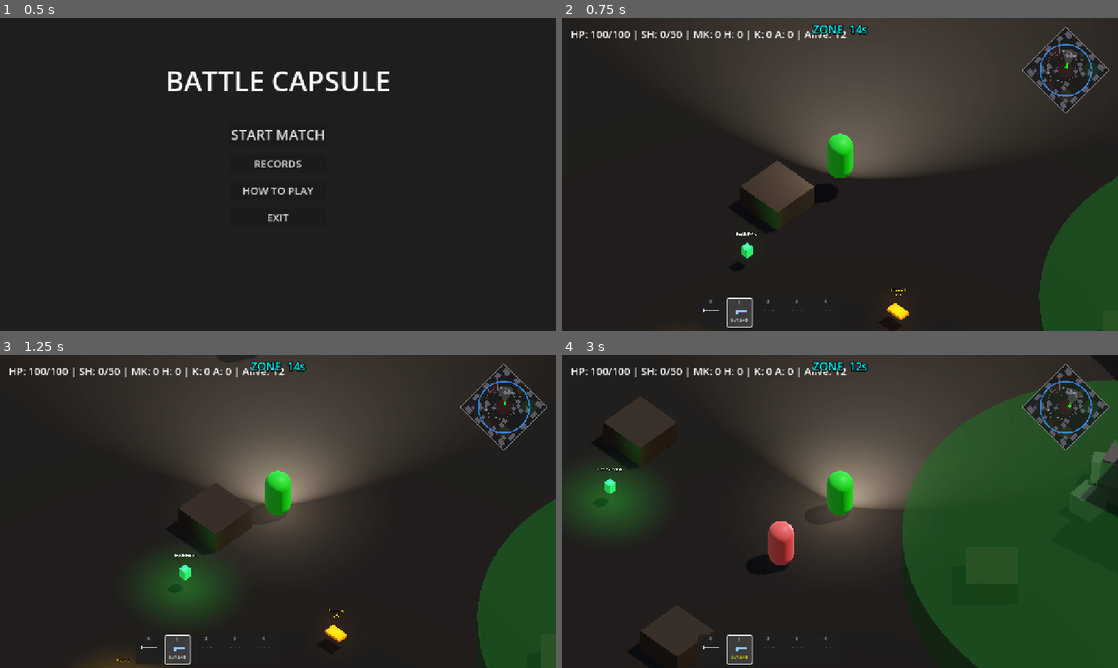
Above: before the commit, frames 1-4 (two rows, left to right).
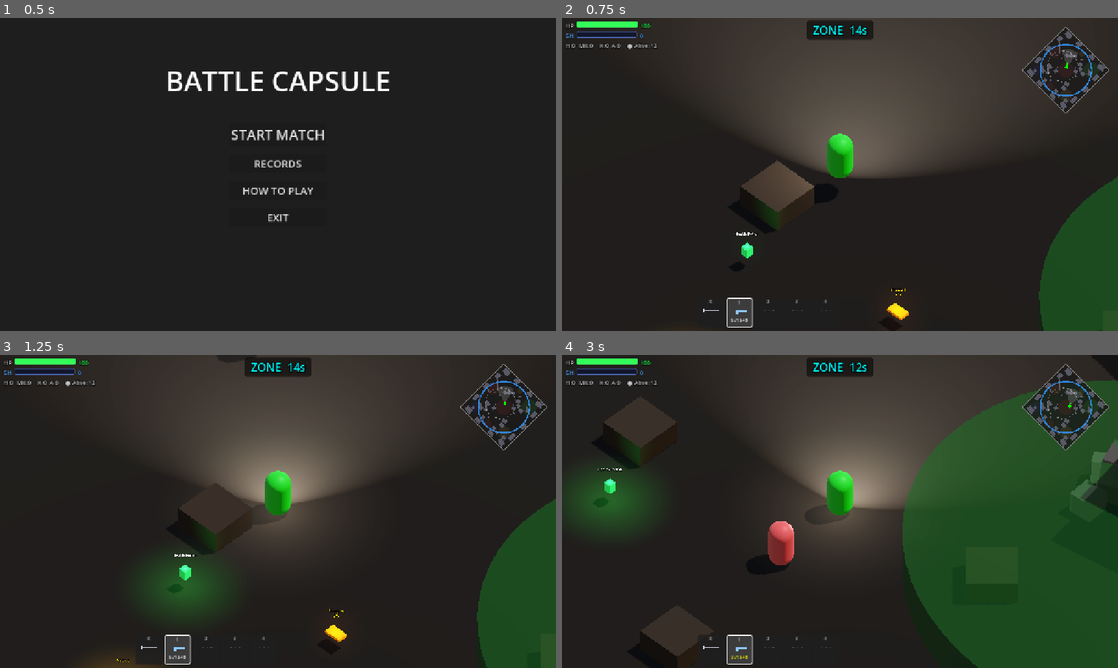
Above: after the commit, the same moments.

Repository: Kyulhee/battle-capsule
Game: Godot game, scene res://src/Main.tscn
Two runs of this game, one before a commit and one after it. Both use one fixed random seed, a clock stepped at 60 frames per second and the inputs below.
Inputs (mouse positions are in pixels of both pictures, inside the frame that each line leads up to):
- Up to frame 1 (0.5 s): no input
- Up to frame 2 (0.75 s): click "START MATCH" at 0.5 s
- Up to frame 3 (1.25 s): no input
- Up to frame 4 (3 s): tap Enter at 1.25 s; move the mouse to (962, 495) at 1.27 s; hold D (ui_right) 1.28-2.03 s; tap Q (heal) at 1.35, 2.3, 2.85 s; click (962, 495) at 1.42 s; tap Space at 1.52, 2.27 s; move the mouse to (728, 527) at 2.02 s; hold S (ui_down) 2.03-2.78 s; click (728, 527) at 2.1 s; move the mouse to (895, 442) at 2.77 s; hold D (ui_right) from 2.78 s (still down)

Frame 1 is identical in both runs. In frame 2, 1.5% of the frame differs, in the area x 0-56%, y 0-10%; in frame 3, 1.5%; in frame 4, 1.4%.

Commit message:
chore: bump version to v0.7.0
Co-Authored-By: Claude Sonnet 4.6 <noreply@anthropic.com>

Diff:
--- a/src/entities/player/Player.gd
+++ b/src/entities/player/Player.gd
@@ -35,6 +35,13 @@
 const MELEE_RANGE: float = 1.8
 const MELEE_DAMAGE: float = 20.0
 const MELEE_RATE: float = 0.55
+
+var _hp_bar:   ProgressBar  = null
+var _sh_bar:   ProgressBar  = null
+var _hp_fill:  StyleBoxFlat = null
+var _hp_val:   Label        = null
+var _sh_val:   Label        = null
+var _stat_row: Label        = null
 
 var weapon_slots: Array = [null, null, null, null, null]  # [0]=knife placeholder, [1-4]=StatsData
 var slot_ammo: Array = [0, 0, 0, 0, 0]     # loaded magazine
@@ -54,15 +61,24 @@
 		stats = stats.duplicate()
 	super._ready()
 
-	# Zone timer (top-center)
+	# Zone timer (B구역 — top-center)
 	zone_timer_label = Label.new()
-	$CanvasLayer/Control.add_child(zone_timer_label)
-	zone_timer_label.set_anchors_and_offsets_preset(Control.PRESET_CENTER_TOP)
-	zone_timer_label.grow_horizontal = Control.GROW_DIRECTION_BOTH
+	zone_timer_label.horizontal_alignment = HORIZONTAL_ALIGNMENT_CENTER
 	zone_timer_label.add_theme_font_size_override("font_size", 26)
 	zone_timer_label.add_theme_color_override("font_outline_color", Color.BLACK)
 	zone_timer_label.add_theme_constant_override("outline_size", 8)
-	zone_timer_label.position.y += 8
+	var zone_panel = PanelContainer.new()
+	$CanvasLayer/Control.add_child(zone_panel)
+	zone_panel.set_anchors_and_offsets_preset(Control.PRESET_CENTER_TOP)
+	zone_panel.grow_horizontal = Control.GROW_DIRECTION_BOTH
+	zone_panel.position.y += 6
+	var ps = StyleBoxFlat.new()
+	ps.bg_color = Color(0.0, 0.0, 0.0, 0.55)
+	ps.set_corner_radius_all(6)
+	ps.content_margin_left = 14; ps.content_margin_right = 14
+	ps.content_margin_top = 4;   ps.content_margin_bottom = 4
+	zone_panel.add_theme_stylebox_override("panel", ps)
+	zone_panel.add_child(zone_timer_label)
 
 	# Kill feed (top-right)
 	kill_feed_container = VBoxContainer.new()
@@ -72,6 +88,90 @@
 	kill_feed_container.position.x -= 220
 	kill_feed_container.position.y += 60
 	kill_feed_container.custom_minimum_size = Vector2(200, 0)
+
+	if hud_label: hud_label.visible = false
+	var hud_a = VBoxContainer.new()
+	$CanvasLayer/Control.add_child(hud_a)
+	hud_a.set_anchors_and_offsets_preset(Control.PRESET_TOP_LEFT)
+	hud_a.position = Vector2(8, 8)
+	hud_a.add_theme_constant_override("separation", 3)
+
+	# HP row
+	var hp_row = HBoxContainer.new()
+	hud_a.add_child(hp_row)
+	hp_row.add_theme_constant_override("separation", 6)
+
+	var hp_lbl = Label.new()
+	hp_lbl.text = "HP"
+	hp_lbl.add_theme_font_size_override("font_size", 14)
+	hp_lbl.add_theme_color_override("font_color", Color(0.8, 0.8, 0.8))
+	hp_lbl.add_theme_color_override("font_outline_color", Color.BLACK)
+	hp_lbl.add_theme_constant_override("outline_size", 5)
+	hp_row.add_child(hp_lbl)
+
+	_hp_bar = ProgressBar.new()
+	_hp_bar.custom_minimum_size = Vector2(140, 14)
+	_hp_bar.show_percentage = false
+	var hp_bg = StyleBoxFlat.new()
+	hp_bg.bg_color = Color(0.12, 0.12, 0.12, 0.85)
+	hp_bg.set_corner_radius_all(3)
+	hp_bg.border_color = Color(0.4, 0.4, 0.4, 0.7)
+	hp_bg.set_border_width_all(1)
+	_hp_bar.add_theme_stylebox_override("background", hp_bg)
+	_hp_fill = StyleBoxFlat.new()
+	_hp_fill.bg_color = Color(0.2, 1.0, 0.35)
+	_hp_fill.set_corner_radius_all(3)
+	_hp_bar.add_theme_stylebox_override("fill", _hp_fill)
+	hp_row.add_child(_hp_bar)
+
+	_hp_val = Label.new()
+	_hp_val.add_theme_font_size_override("font_size", 14)
+	_hp_val.add_theme_color_override("font_color", Color(0.9, 0.9, 0.9))
+	_hp_val.add_theme_color_override("font_outline_color", Color.BLACK)
+	_hp_val.add_theme_constant_override("outline_size", 5)
+	hp_row.add_child(_hp_val)
+
+	# SH row
+	var sh_row = HBoxContainer.new()
+	hud_a.add_child(sh_row)
+	sh_row.add_theme_constant_override("separation", 6)
+
+	var sh_lbl = Label.new()
+	sh_lbl.text = "SH"
+	sh_lbl.add_theme_font_size_override("font_size", 14)
+	sh_lbl.add_theme_color_override("font_color", Color(0.4, 0.7, 1.0))
+	sh_lbl.add_theme_color_override("font_outline_color", Color.BLACK)
+	sh_lbl.add_theme_constant_override("outline_size", 5)
+	sh_row.add_child(sh_lbl)
+
+	_sh_bar = ProgressBar.new()
+	_sh_bar.custom_minimum_size = Vector2(140, 14)
+	_sh_bar.show_percentage = false
+	var sh_bg = StyleBoxFlat.new()
+	sh_bg.bg_color = Color(0.06, 0.08, 0.18, 0.85)
+	sh_bg.set_corner_radius_all(3)
+	sh_bg.border_color = Color(0.3, 0.4, 0.7, 0.7)
+	sh_bg.set_border_width_all(1)
+	_sh_bar.add_theme_stylebox_override("background", sh_bg)
+	var sh_fill = StyleBoxFlat.new()
+	sh_fill.bg_color = Color(0.3, 0.6, 1.0)
+	sh_fill.set_corner_radius_all(3)
+	_sh_bar.add_theme_stylebox_override("fill", sh_fill)
+	sh_row.add_child(_sh_bar)
+
+	_sh_val = Label.new()
+	_sh_val.add_theme_font_size_override("font_size", 14)
+	_sh_val.add_theme_color_override("font_color", Color(0.4, 0.7, 1.0))
+	_sh_val.add_theme_color_override("font_outline_color", Color.BLACK)
+	_sh_val.add_theme_constant_override("outline_size", 5)
+	sh_row.add_child(_sh_val)
+
+	_stat_row = Label.new()
+	_stat_row.add_theme_font_size_override("font_size", 14)
+	_stat_row.add_theme_color_override("font_color", Color(0.78, 0.78, 0.78))
+	_stat_row.add_theme_color_override("font_outline_color", Color.BLACK)
+	_stat_row.add_theme_constant_override("outline_size", 6)
+	hud_a.add_child(_stat_row)
 
 	# Slot bar (bottom-center): 5 boxes — 0=knife, 1-4=weapons
 	var slot_bar = HBoxContainer.new()
@@ -331,23 +431,38 @@
 func _on_shield_changed(_curr, _max): _update_hud()
 func _on_health_changed(_curr, _max): _update_hud()
 func _update_hud():
-	if not hud_label: return
-	var kills = 0
-	var assists = 0
+	var main = get_tree().root.get_node_or_null("Main")
+	var alive = main.alive_count if main else 0
+	_update_status_hud(alive)
+
+func _update_status_hud(alive: int):
+	var kills = 0; var assists = 0
 	if has_node("/root/Telemetry"):
 		var tel = get_node("/root/Telemetry")
 		if tel.metrics.has("session"):
 			kills = tel.metrics.session.kills
 			assists = tel.metrics.session.assists
-	var main = get_tree().root.get_node_or_null("Main")
-	var alive = main.alive_count if main else 0
-	hud_label.text = "HP: %d/%d | SH: %d/%d | MK: %d H: %d | K: %d A: %d | Alive: %d" % [
-		int(current_health), stats.max_health,
-		int(current_shield), stats.max_shield,
-		stats.advanced_heals, stats.heal_items,
-		kills, assists,
-		alive
-	]
+	# HP — 색상: 초록 > 40%, 노랑 > 20%, 빨강 이하
+	var hp_ratio = current_health / stats.max_health if stats.max_health > 0 else 0.0
+	var hp_col = Color(0.2, 1.0, 0.35) if hp_ratio > 0.4 \
+		else (Color(1.0, 0.85, 0.0) if hp_ratio > 0.2 else Color(1.0, 0.25, 0.25))
+	if _hp_fill:
+		_hp_fill.bg_color = hp_col
+	if _hp_bar:
+		_hp_bar.max_value = stats.max_health
+		_hp_bar.value = current_health
+	if _hp_val:
+		_hp_val.text = "%d" % int(current_health)
+		_hp_val.add_theme_color_override("font_color", hp_col)
+	if _sh_bar:
+		_sh_bar.max_value = stats.max_shield
+		_sh_bar.value = current_shield
+	if _sh_val:
+		_sh_val.text = "%d" % int(current_shield)
+	if _stat_row:
+		_stat_row.text = "H:%d  MK:%d    K:%d  A:%d    ● Alive:%d" % [
+			stats.heal_items, stats.advanced_heals, kills, assists, alive
+		]
 
 # ── Slot system ──────────────────────────────────────────────────────────
 
Not shown, changed: export_presets.cfg
Not shown, changed: CLAUDE.md
Not shown, changed: docs/DEVLOG.md
